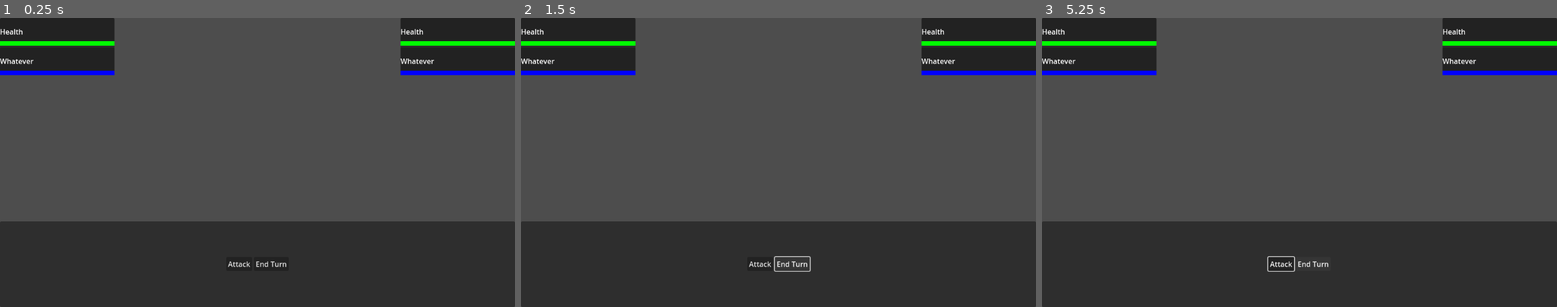
Above: before the commit, frames 1-3 (left to right).
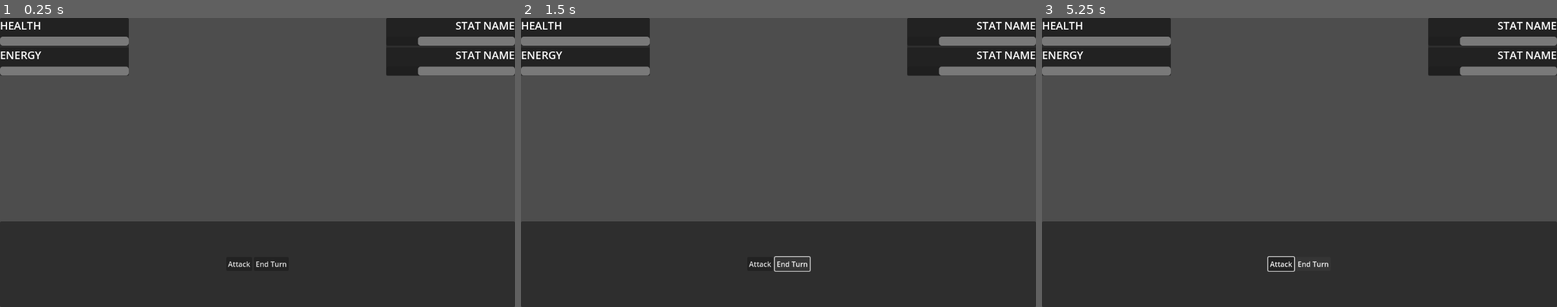
Above: after the commit, the same moments.

Repository: dkomnen/game_resources_mega_repo
Game: Godot game, scene res://templates/turn_based_battle/turn_based_battle.tscn
Two runs of this game, one before a commit and one after it. Both use one fixed random seed, a clock stepped at 60 frames per second and the inputs below. This scene is started directly instead of the project's main scene.
Inputs:
- Up to frame 1 (0.25 s): no input
- Up to frame 2 (1.5 s): click "Attack" at 0.5 s; click "End Turn" at 1.25 s
- Up to frame 3 (5.25 s): tap Enter (ui_accept) at 2, 2.27, 2.75, 3.02, 3.5, 4.25, 4.52, 5 s; hold Right (ui_right) 2.03-2.78 s; hold Down (ui_down) 2.78-3.53 s; hold Right (ui_right) 3.53-4.28 s; hold Up (ui_up) 4.28-5.03 s; hold Left (ui_left) from 5.03 s (still down)

The runs differ from the first frame. In frame 1, 4.6% of the frame differs, in the area x 0-100%, y 0-21%; in frame 2, 4.6%; in frame 3, 4.6%.

Commit message:
setting character stats in UI

Diff:
--- /dev/null
+++ b/templates_project/templates/character/Character.tscn
@@ -0,0 +1,12 @@
+[gd_scene load_steps=3 format=3 uid="uid://bn6xtggvl7vxf"]
+
+[ext_resource type="Script" path="res://templates/character/character_stats.gd" id="1_xtu1o"]
+
+[sub_resource type="Resource" id="Resource_ov6uu"]
+resource_local_to_scene = true
+script = ExtResource("1_xtu1o")
+health = 100.0
+energy = 50.0
+
+[node name="Character" type="Node2D"]
+metadata/Stats = SubResource("Resource_ov6uu")
--- /dev/null
+++ b/templates_project/templates/character/character_stats.gd
@@ -0,0 +1,13 @@
+class_name CharacterStats
+
+extends Resource
+
+@export var health: float
+@export var energy: float
+
+
+func get_as_dictionary() -> Dictionary:
+	return {
+        "health": health,
+        "energy": energy
+    }
--- a/templates_project/templates/turn_based_battle/character_stats_panel.tscn
+++ /dev/null
@@ -1,36 +0,0 @@
-[gd_scene format=3 uid="uid://cwdtjx0pfaujs"]
-
-[node name="CharacterStatsPanel" type="PanelContainer"]
-offset_right = 256.0
-offset_bottom = 128.0
-
-[node name="VBoxContainer" type="VBoxContainer" parent="."]
-layout_mode = 2
-
-[node name="PanelContainer" type="PanelContainer" parent="VBoxContainer"]
-layout_mode = 2
-size_flags_vertical = 3
-
-[node name="ColorRect" type="ColorRect" parent="VBoxContainer/PanelContainer"]
-custom_minimum_size = Vector2(0, 10)
-layout_mode = 2
-size_flags_vertical = 8
-color = Color(0, 1, 0, 1)
-
-[node name="Label" type="Label" parent="VBoxContainer/PanelContainer"]
-layout_mode = 2
-text = "Health"
-
-[node name="PanelContainer2" type="PanelContainer" parent="VBoxContainer"]
-layout_mode = 2
-size_flags_vertical = 3
-
-[node name="ColorRect2" type="ColorRect" parent="VBoxContainer/PanelContainer2"]
-custom_minimum_size = Vector2(0, 10)
-layout_mode = 2
-size_flags_vertical = 8
-color = Color(0, 0, 1, 1)
-
-[node name="Label" type="Label" parent="VBoxContainer/PanelContainer2"]
-layout_mode = 2
-text = "Whatever"
--- a/templates_project/templates/turn_based_battle/turn_based_battle.tscn
+++ b/templates_project/templates/turn_based_battle/turn_based_battle.tscn
@@ -1,9 +1,23 @@
-[gd_scene load_steps=5 format=3 uid="uid://qvej6bniduo1"]
+[gd_scene load_steps=9 format=3 uid="uid://dvg7mnxbsxryc"]
 
 [ext_resource type="Script" path="res://templates/turn_based_battle/state_machine.gd" id="1_7h2uo"]
-[ext_resource type="PackedScene" uid="uid://dg77pyad2ajlv" path="res://templates/turn_based_battle/turn_based_ui.tscn" id="2_8gyqt"]
+[ext_resource type="PackedScene" uid="uid://b2g3j8j4ludbi" path="res://templates/ui_elements/turn_based_battle_screen/turn_based_ui.tscn" id="2_8gyqt"]
 [ext_resource type="Script" path="res://templates/turn_based_battle/states/player_turn_state.gd" id="2_ohr1j"]
 [ext_resource type="Script" path="res://templates/turn_based_battle/states/enemy_turn_state.gd" id="3_anlmf"]
+[ext_resource type="PackedScene" uid="uid://bn6xtggvl7vxf" path="res://templates/character/Character.tscn" id="5_ur351"]
+[ext_resource type="Script" path="res://templates/character/character_stats.gd" id="6_6fsyy"]
+
+[sub_resource type="Resource" id="Resource_aibii"]
+resource_local_to_scene = true
+script = ExtResource("6_6fsyy")
+health = 100.0
+energy = 50.0
+
+[sub_resource type="Resource" id="Resource_4n3hr"]
+resource_local_to_scene = true
+script = ExtResource("6_6fsyy")
+health = 50.0
+energy = 25.0
 
 [node name="turn_based_battle" type="Node2D"]
 
@@ -20,6 +34,14 @@
 [node name="CanvasLayer" type="CanvasLayer" parent="."]
 follow_viewport_scale = 0.001
 
-[node name="turn_based_ui" parent="CanvasLayer" instance=ExtResource("2_8gyqt")]
+[node name="turn_based_ui" parent="CanvasLayer" node_paths=PackedStringArray("player", "enemy") instance=ExtResource("2_8gyqt")]
+player = NodePath("../../Player")
+enemy = NodePath("../../Enemy")
+
+[node name="Player" parent="." instance=ExtResource("5_ur351")]
+metadata/Stats = SubResource("Resource_aibii")
+
+[node name="Enemy" parent="." instance=ExtResource("5_ur351")]
+metadata/Stats = SubResource("Resource_4n3hr")
 
 [connection signal="ended_turn" from="CanvasLayer/turn_based_ui" to="StateMachine" method="_on_turn_based_ui_ended_turn"]
--- a/templates_project/templates/turn_based_battle/turn_based_ui.gd
+++ /dev/null
@@ -1,10 +0,0 @@
-extends Control
-
-signal ended_turn
-signal attacked
-
-func _on_end_turn_button_pressed() -> void:
-	ended_turn.emit()
-
-func _on_attack_button_pressed() -> void:
-	attacked.emit()
--- /dev/null
+++ b/templates_project/templates/ui_elements/turn_based_battle_screen/character_stats_panel.gd
@@ -0,0 +1,21 @@
+extends PanelContainer
+
+func set_stats(stats: CharacterStats):
+	#free the placeholder children
+	for child in $VBoxContainer.get_children():
+		child.free()
+
+	#populate the stats panel with all the stats
+	var stats_dict = stats.get_as_dictionary()
+	for stat in stats_dict:
+		var stat_panel_resource := load("res://templates/ui_elements/turn_based_battle_screen/stat_panel.tscn")
+		var stat_panel: PanelContainer = stat_panel_resource.instantiate()
+
+		var label: Label = stat_panel.get_node("Label")
+		var progress_bar: ProgressBar = stat_panel.get_node("ProgressBar")
+
+		label.set_text(stat)
+		progress_bar.set_max(stats_dict[stat])
+		progress_bar.set_value(progress_bar.get_max())
+
+		$VBoxContainer.add_child(stat_panel)
--- /dev/null
+++ b/templates_project/templates/ui_elements/turn_based_battle_screen/character_stats_panel.tscn
@@ -0,0 +1,20 @@
+[gd_scene load_steps=3 format=3 uid="uid://cwdtjx0pfaujs"]
+
+[ext_resource type="PackedScene" uid="uid://b7pkul5i37em7" path="res://templates/ui_elements/turn_based_battle_screen/stat_panel.tscn" id="1_fjc0i"]
+[ext_resource type="Script" path="res://templates/ui_elements/turn_based_battle_screen/character_stats_panel.gd" id="1_mau8j"]
+
+[node name="CharacterStatsPanel" type="PanelContainer"]
+anchors_preset = -1
+anchor_right = 0.25
+anchor_bottom = 0.2
+script = ExtResource("1_mau8j")
+metadata/_edit_use_anchors_ = true
+
+[node name="VBoxContainer" type="VBoxContainer" parent="."]
+layout_mode = 2
+
+[node name="StatPanel" parent="VBoxContainer" instance=ExtResource("1_fjc0i")]
+layout_mode = 2
+
+[node name="StatPanel2" parent="VBoxContainer" instance=ExtResource("1_fjc0i")]
+layout_mode = 2
--- /dev/null
+++ b/templates_project/templates/ui_elements/turn_based_battle_screen/stat_panel.tscn
@@ -0,0 +1,27 @@
+[gd_scene load_steps=2 format=3 uid="uid://b7pkul5i37em7"]
+
+[sub_resource type="LabelSettings" id="LabelSettings_4er1o"]
+font_size = 24
+
+[node name="StatPanel" type="PanelContainer"]
+anchors_preset = -1
+anchor_right = 0.25
+anchor_bottom = 0.1
+size_flags_vertical = 3
+metadata/_edit_use_anchors_ = true
+
+[node name="Label" type="Label" parent="."]
+layout_mode = 2
+size_flags_horizontal = 0
+size_flags_vertical = 0
+text = "Stat Name"
+label_settings = SubResource("LabelSettings_4er1o")
+uppercase = true
+
+[node name="ProgressBar" type="ProgressBar" parent="."]
+custom_minimum_size = Vector2(0, 20)
+layout_mode = 2
+size_flags_vertical = 8
+max_value = 1.0
+value = 0.75
+show_percentage = false
--- /dev/null
+++ b/templates_project/templates/ui_elements/turn_based_battle_screen/turn_based_ui.gd
@@ -0,0 +1,27 @@
+extends Control
+
+signal ended_turn
+signal attacked
+
+@export var player: Node
+@export var enemy: Node
+
+@onready var player_stats_panel: PanelContainer = $PlayerStatsPanel
+@onready var enemy_stats_panel: PanelContainer = $EnemyStatsPanel
+
+func _ready():
+	set_character_stats()
+
+func _on_end_turn_button_pressed() -> void:
+	ended_turn.emit()
+
+func _on_attack_button_pressed() -> void:
+	attacked.emit()
+
+func set_character_stats() -> void:
+	if player is Node:
+		var player_stats = player.get_meta('Stats')
+		player_stats_panel.set_stats(player_stats)
+
+	# if enemy is Node:
+	# 	enemy_stats_panel.set_stats(enemy.get_meta('Stats'))
--- a/templates_project/templates/turn_based_battle/turn_based_ui.tscn
+++ b/templates_project/templates/ui_elements/turn_based_battle_screen/turn_based_ui.tscn
@@ -1,7 +1,7 @@
-[gd_scene load_steps=3 format=3 uid="uid://dg77pyad2ajlv"]
+[gd_scene load_steps=3 format=3 uid="uid://b2g3j8j4ludbi"]
 
-[ext_resource type="PackedScene" uid="uid://cwdtjx0pfaujs" path="res://templates/turn_based_battle/character_stats_panel.tscn" id="1_epcww"]
-[ext_resource type="Script" path="res://templates/turn_based_battle/turn_based_ui.gd" id="1_vo06i"]
+[ext_resource type="PackedScene" uid="uid://cwdtjx0pfaujs" path="res://templates/ui_elements/turn_based_battle_screen/character_stats_panel.tscn" id="1_epcww"]
+[ext_resource type="Script" path="res://templates/ui_elements/turn_based_battle_screen/turn_based_ui.gd" id="1_vo06i"]
 
 [node name="turn_based_ui" type="Control"]
 layout_mode = 3
@@ -39,17 +39,12 @@
 size_flags_vertical = 4
 text = "End Turn"
 
-[node name="CharacterStatsPanel" parent="." instance=ExtResource("1_epcww")]
+[node name="PlayerStatsPanel" parent="." instance=ExtResource("1_epcww")]
 layout_mode = 1
 
-[node name="CharacterStatsPanel2" parent="." instance=ExtResource("1_epcww")]
+[node name="EnemyStatsPanel" parent="." instance=ExtResource("1_epcww")]
+layout_direction = 3
 layout_mode = 1
-anchors_preset = 1
-anchor_left = 1.0
-anchor_right = 1.0
-offset_left = -256.0
-offset_right = 0.0
-grow_horizontal = 0
 
 [connection signal="pressed" from="BottomPanel/HBoxContainer/AttackButton" to="." method="_on_attack_button_pressed"]
 [connection signal="pressed" from="BottomPanel/HBoxContainer/EndTurnButton" to="." method="_on_end_turn_button_pressed"]
